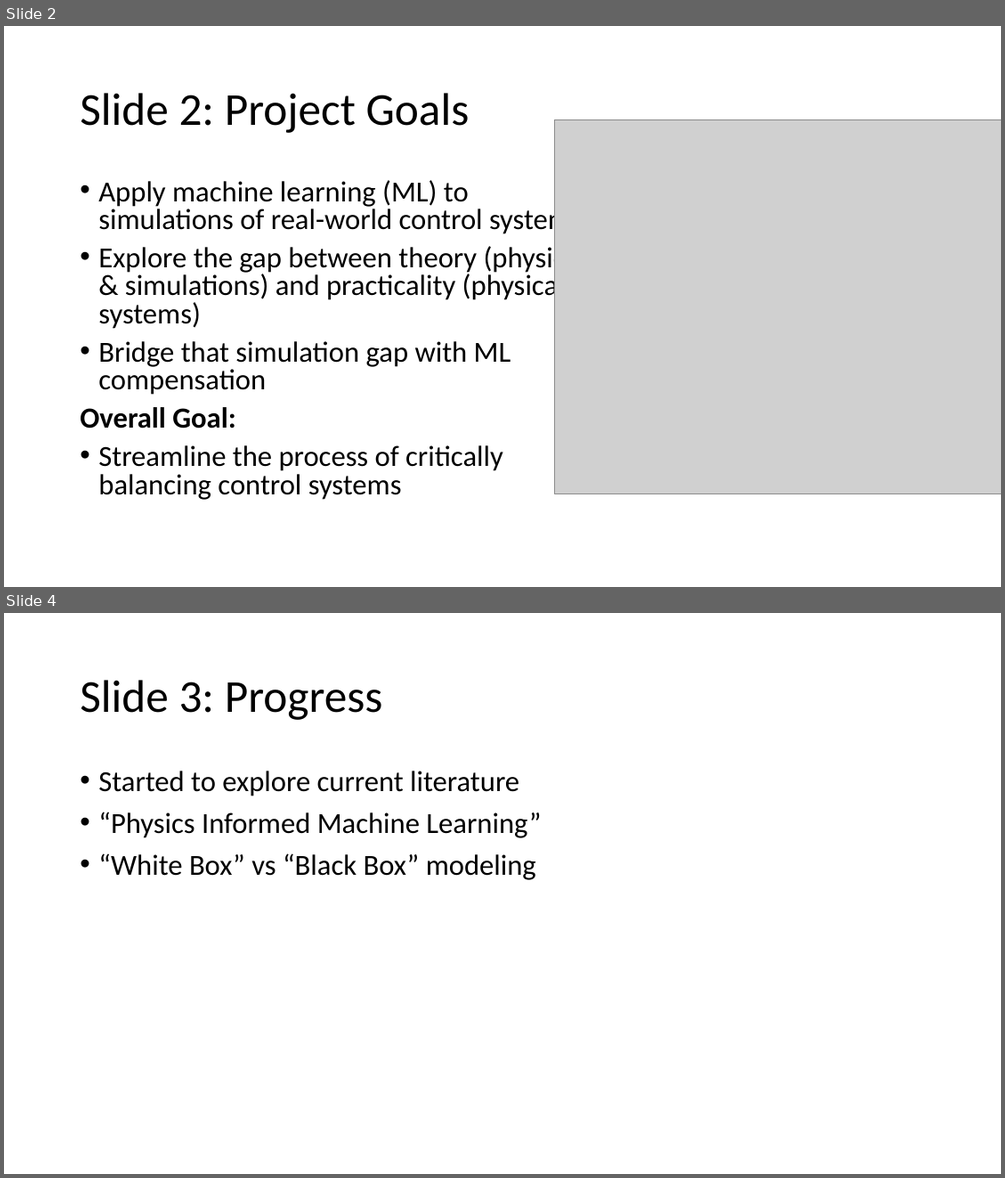
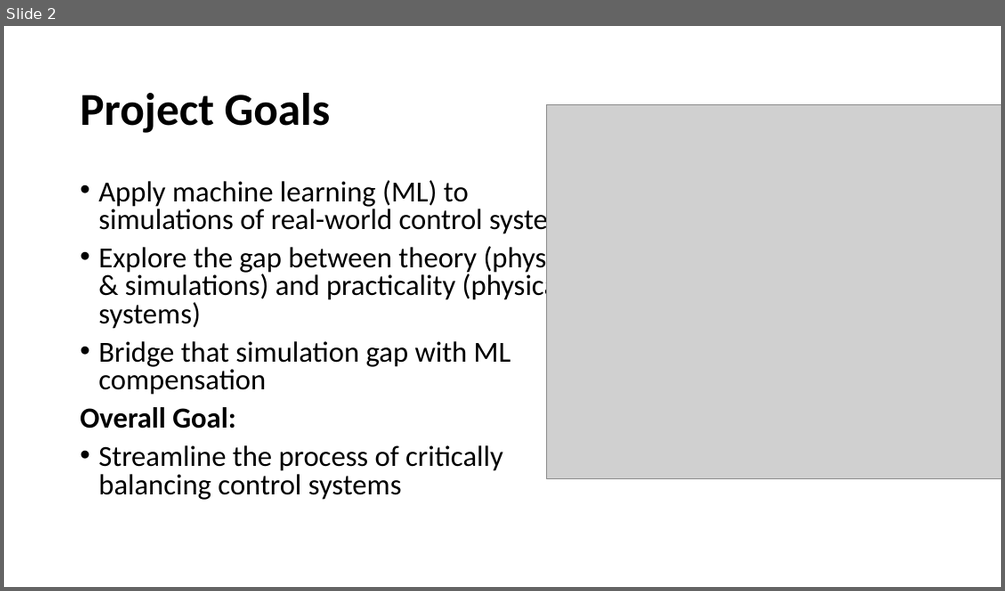
Before and after one commit to evandm4/engr-10301h-balancing-robot, a slide deck: docs/Evan Moore Progress Update.pptx. Shown one above the other, each under a label of ours: slides 2 and 4 before the commit, slide 2 after it; the slides between them are not shown. The pictures are 1005x1178 and 1005x591 pixels, drawn with LibreOffice and Linux fonts; fonts in the diff are those of the drawing; grey boxes stand for pictures; background and template pictures are left out. Boxes give left, top, right and bottom in pixels: in the first picture for what was removed or moved away, otherwise in the second. Text is boxed around its words. In the diff, an @@ line names an element or a change of style, - is before the commit and + after.

```diff
--- a/docs/Evan Moore Progress Update.pptx
+++ b/docs/Evan Moore Progress Update.pptx
@@ slide 4 removed at (x1=4, y1=613, x2=1001, y2=1174), background picture (left out) @@
@@ title removed at (x1=80, y1=680, x2=383, y2=720) @@
-Slide 3: Progress
@@ text removed at (x1=98, y1=771, x2=541, y2=880) @@
-• Started to explore current literature
-• “Physics Informed Machine Learning”
-• “White Box” vs “Black Box” modeling
@@ slide 2 changed as well @@
@@ title at (x1=80, y1=93, x2=331, y2=133): text changed; bold on @@
-Slide 2: Project Goals
+Project Goals
@@ picture resized from (x1=555, y1=119, x2=1001, y2=493) to (x1=546, y1=104, x2=1001, y2=478) @@
```
Also in this commit, not shown: 5 other slides changed, 3 slides added, 13 other files.
